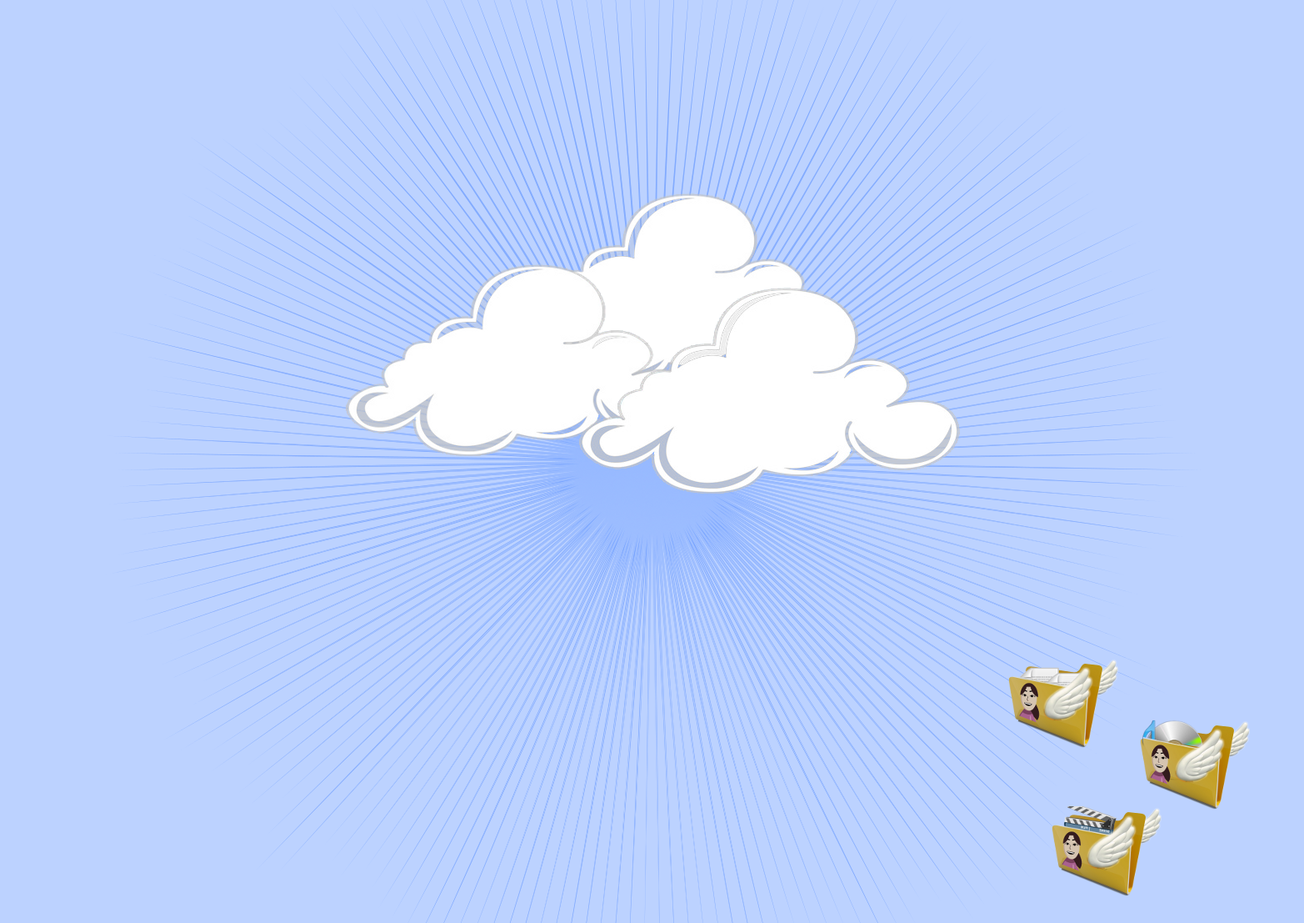
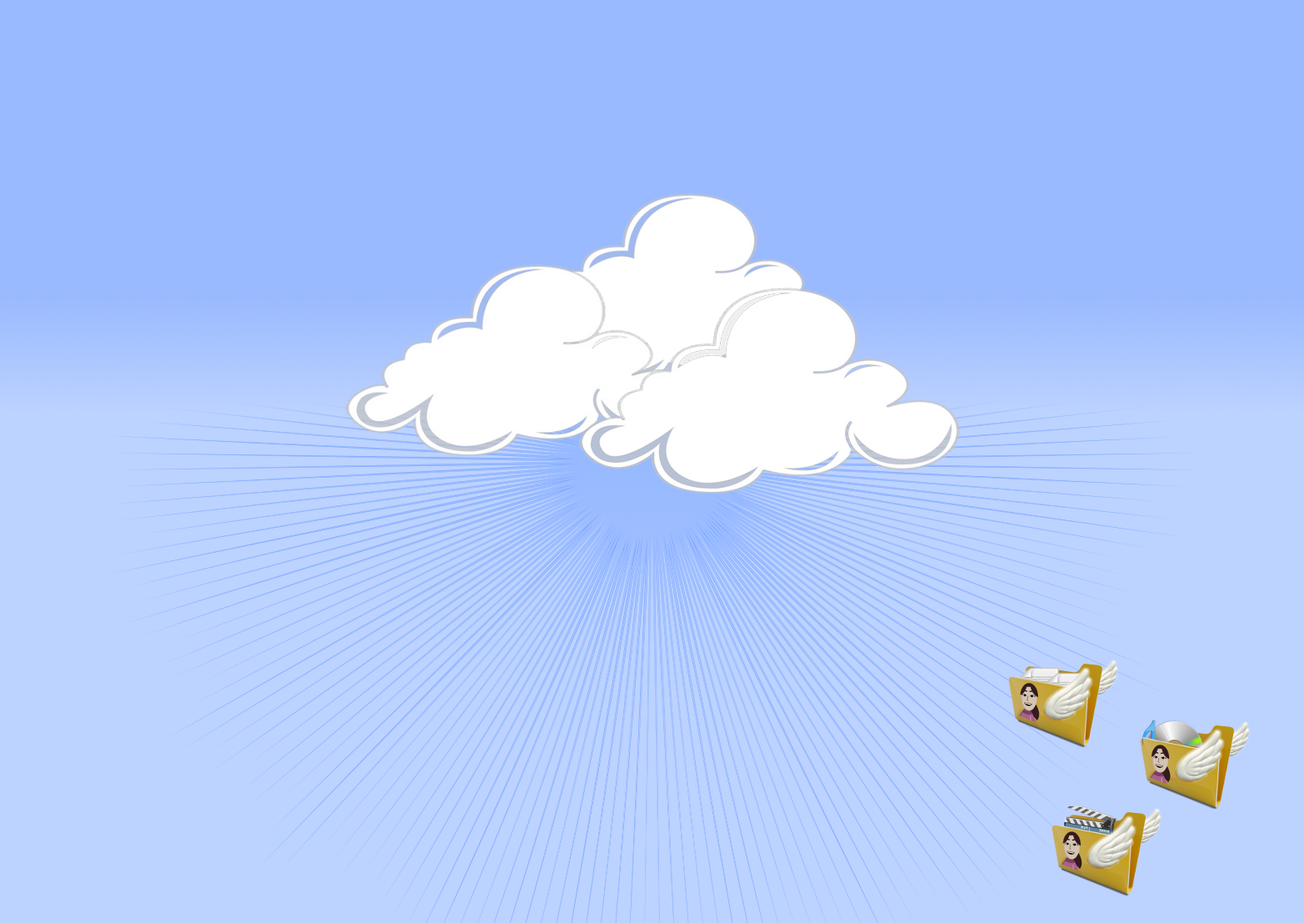
The second 1304x923 image is a revision of the first. Changes to its layers:
painted on "nova", masked it over 0, 0, 1304, 426
